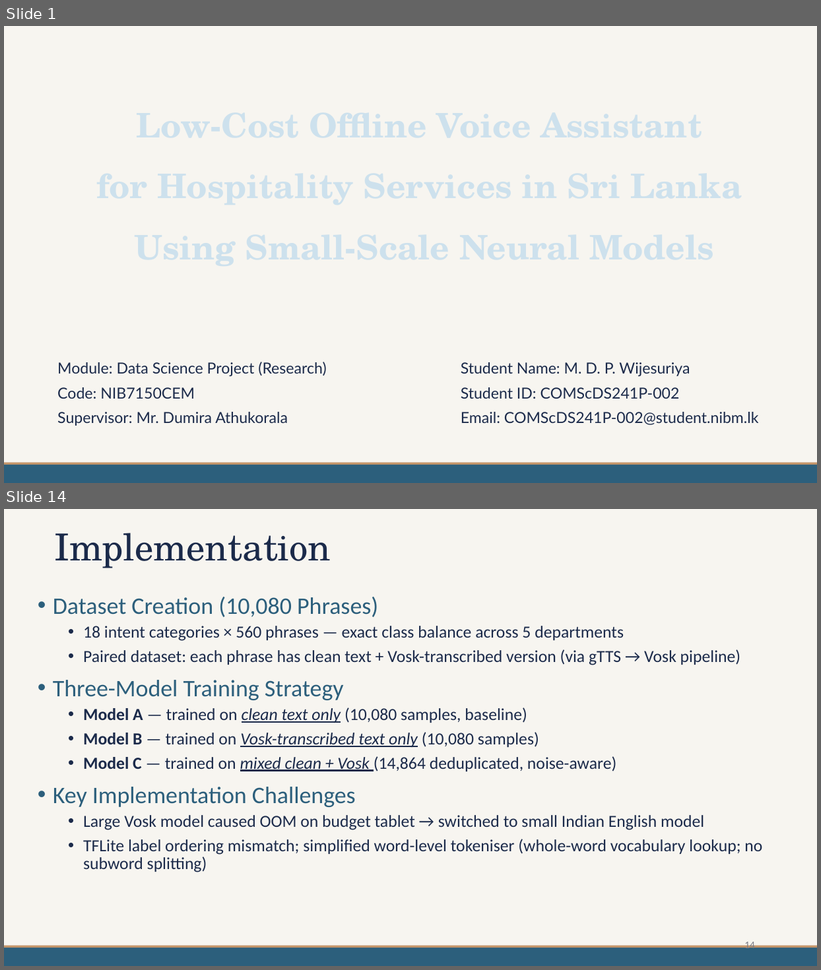
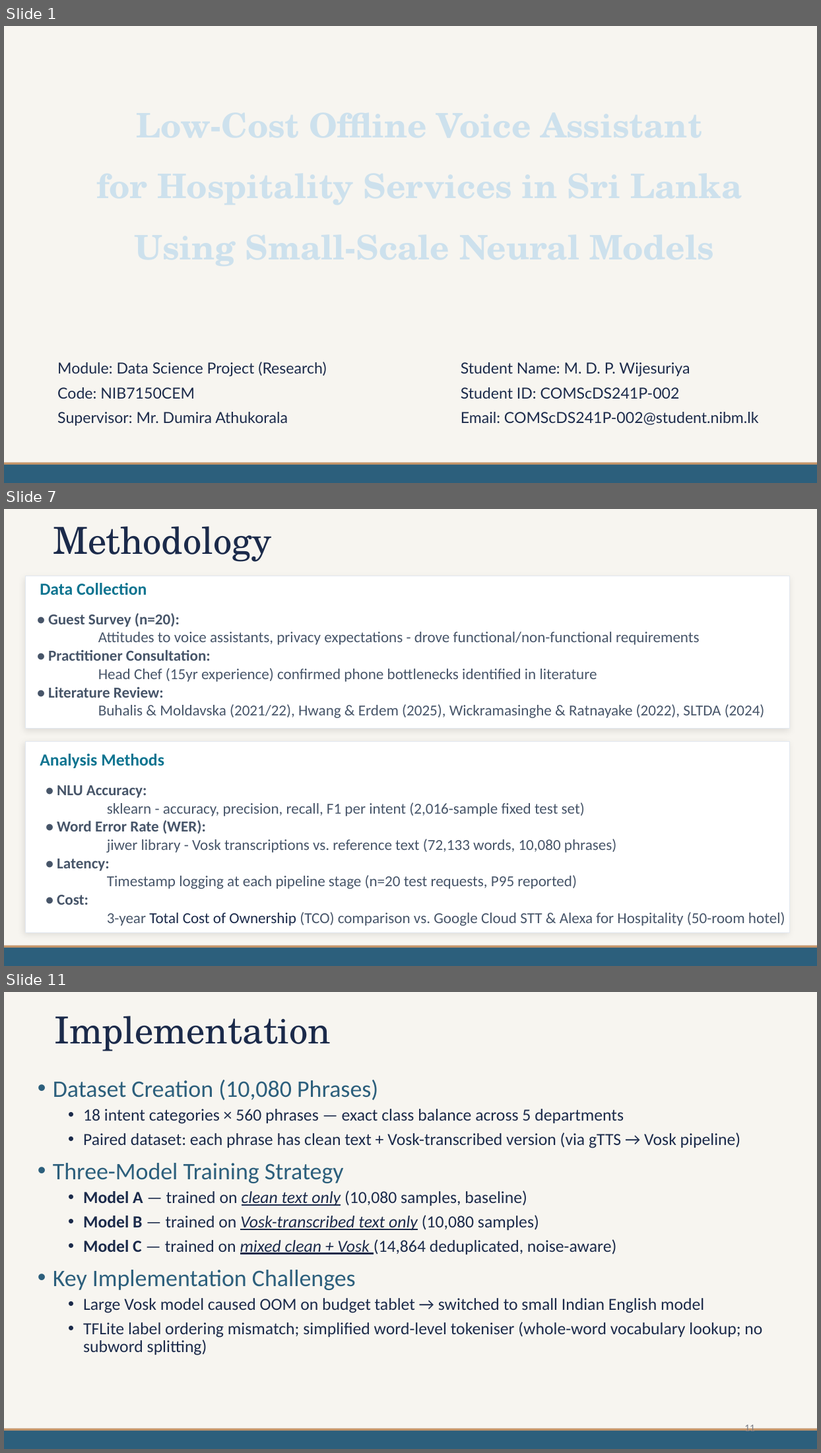
Before and after one commit to mdpw/msc-research, a slide deck: documents/Viva Presentation.pptx. Shown one above the other, each under a label of ours: slides 1 and 14 before the commit, slides 1, 7 and 11 after it; the slides between them are not shown. The pictures are 821x970 and 821x1453 pixels, drawn with LibreOffice and Linux fonts; fonts in the diff are those of the drawing. Boxes give left, top, right and bottom in pixels: in the first picture for what was removed or moved away, otherwise in the second. Text is boxed around its words. In the diff, an @@ line names an element or a change of style, - is before the commit and + after.

```diff
--- a/documents/Viva Presentation.pptx
+++ b/documents/Viva Presentation.pptx
@@ slide 7 added at [4,509,817,966], background #F7F5F0; not listed: 2 template elements that a slide beside it also shows @@
@@ text added at [53,526,272,562], 44 pt, text #1B2A4A @@
+Methodology
@@ rectangle added at [25,576,789,729], fill #FFFFFF, outline #E2E8F0 0.5 pt @@
@@ text added at [40,583,147,595], 20 pt, text #0E7490, bold @@
+Data Collection
@@ text added at [48,613,765,718], 18 pt, text #475569 @@
+• Guest Survey (n=20):
+Attitudes to voice assistants, privacy expectations - drove functional/non-functional requirements
+• Practitioner Consultation:
+Head Chef (15yr experience) confirmed phone bottlenecks identified in literature
+• Literature Review:
+Buhalis & Moldavska (2021/22), Hwang & Erdem (2025), Wickramasinghe & Ratnayake (2022), SLTDA (2024)
@@ rectangle added at [25,742,789,933], fill #FFFFFF, outline #E2E8F0 0.5 pt @@
@@ text added at [40,754,164,768], 20 pt, text #0E7490, bold @@
+Analysis Methods
@@ text added at [57,786,785,926], 18 pt, text #475569 @@
+• NLU Accuracy:
+sklearn - accuracy, precision, recall, F1 per intent (2,016-sample fixed test set)
+• Word Error Rate (WER):
+jiwer library - Vosk transcriptions vs. reference text (72,133 words, 10,080 phrases)
+• Latency:
+Timestamp logging at each pipeline stage (n=20 test requests, P95 reported)
+• Cost:
+3-year Total Cost of Ownership (TCO) comparison vs. Google Cloud STT & Alexa for Hospitality (50-room hotel)
@@ what was slide 14 is now slide 11 @@
@@ page number at [745,1423,755,1435]: text changed @@
-14
+11
```
Also in this commit, not shown: 6 slides changed, 3 other slides added, 7 slides removed.
